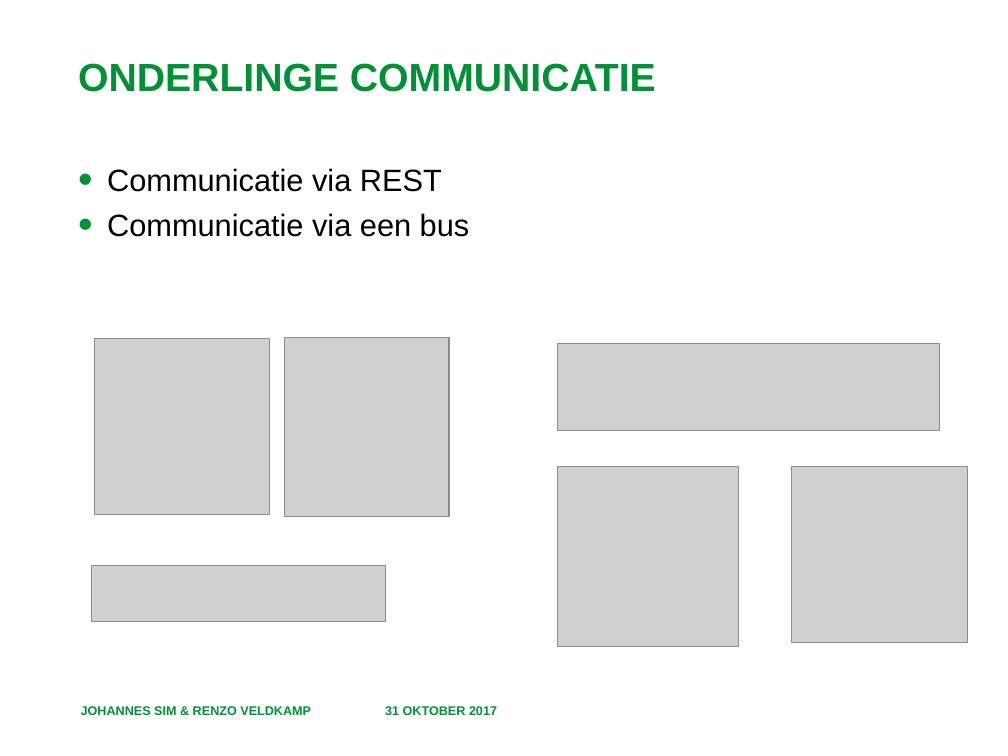
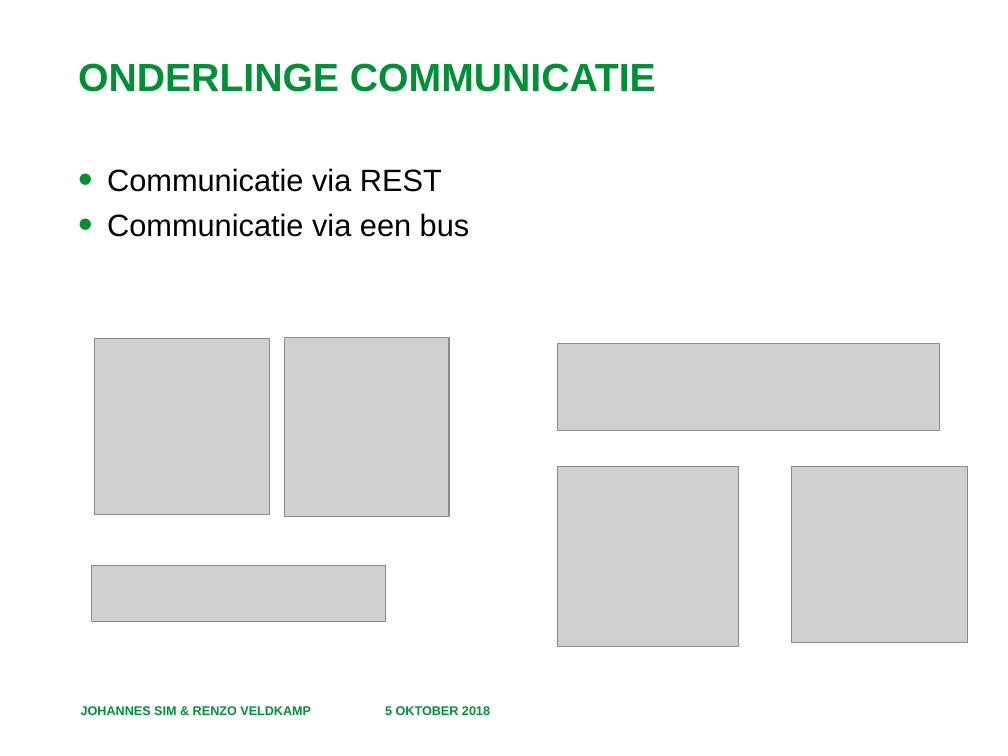
Before and after one commit to RenzoVeldkamp/MicroContainer, a slide deck: slide 5 of Presentatie/Microservices 101.pptx. Drawn at 1008x756 pixels with LibreOffice and Linux fonts; fonts in the diff are those of the drawing; grey boxes stand for pictures; background and template pictures are left out. Boxes give left, top, right and bottom in pixels: in the first picture for what was removed or moved away, otherwise in the second. Text is boxed around its words. In the diff, an @@ line names an element or a change of style, - is before the commit and + after.

```diff
--- a/Presentatie/Microservices 101.pptx
+++ b/Presentatie/Microservices 101.pptx
@@ text at (385,705,490,718): text changed @@
-31 OKTOBER 2017
+5 OKTOBER 2018
```
Also in this commit, not shown: 6 other slides changed, 2 slides added, 2 other files.
